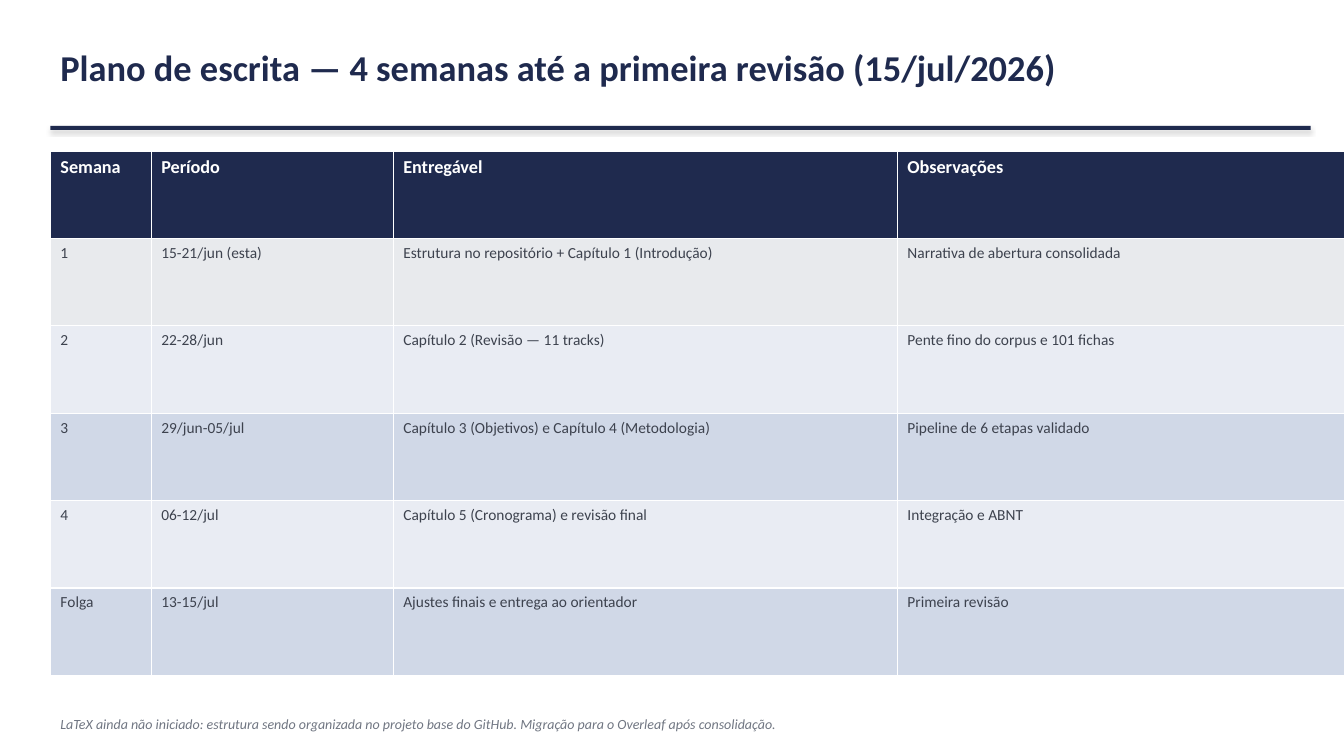
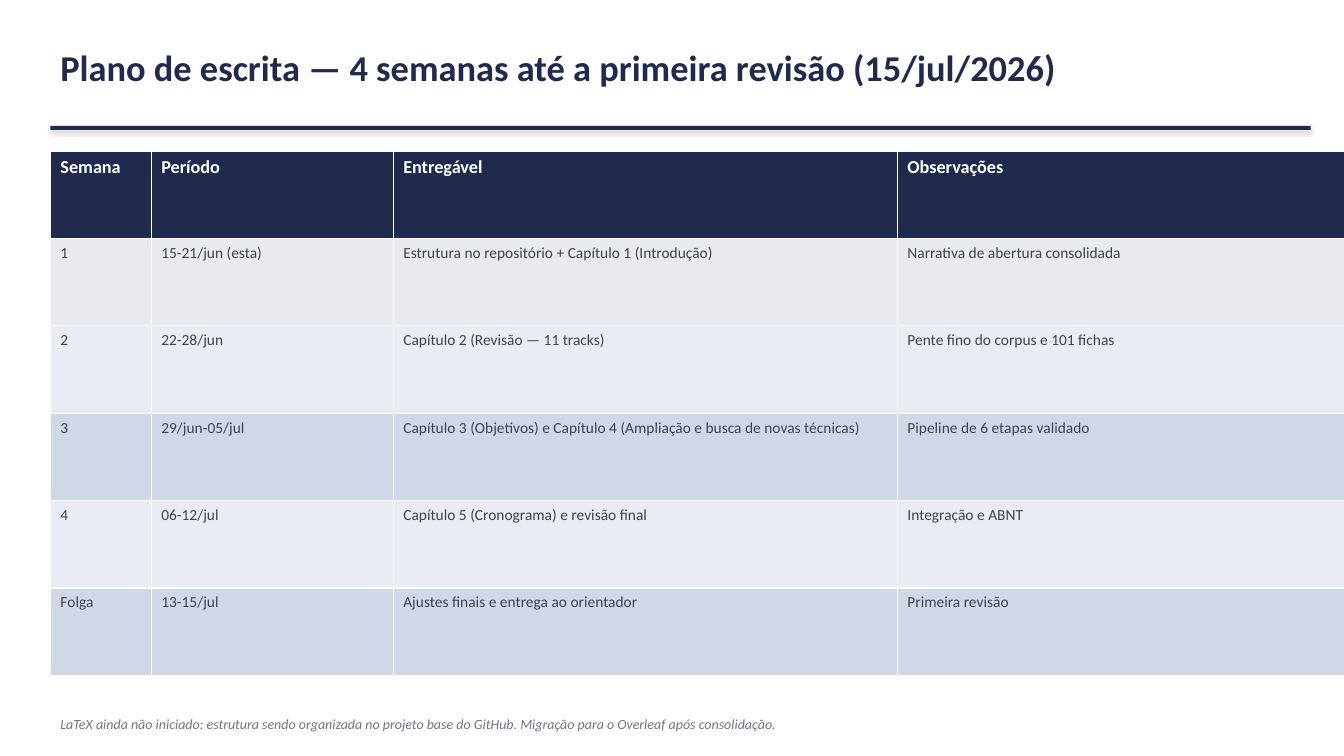
Before and after one commit to marcellozzetti/Facial-Recognition-Models-Mitigating-Bias, a slide deck: slide 21 of docs/ativo/material_reuniao_orientador_2026-06-15.pptx. Drawn at 1344x756 pixels with LibreOffice and Linux fonts; fonts in the diff are those of the drawing. Boxes give left, top, right and bottom in pixels: in the first picture for what was removed or moved away, otherwise in the second. Text is boxed around its words. In the diff, an @@ line names an element or a change of style, - is before the commit and + after.

```diff
--- a/docs/ativo/material_reuniao_orientador_2026-06-15.pptx
+++ b/docs/ativo/material_reuniao_orientador_2026-06-15.pptx
@@ table at [50,151,1344,676] @@
-row 4, column 3: Capítulo 3 (Objetivos) e Capítulo 4 (Metodologia)
+row 4, column 3: Capítulo 3 (Objetivos) e Capítulo 4 (Ampliação e busca de novas técnicas)
```
Also in this commit, not shown: 3 other slides changed, 1 other file.
